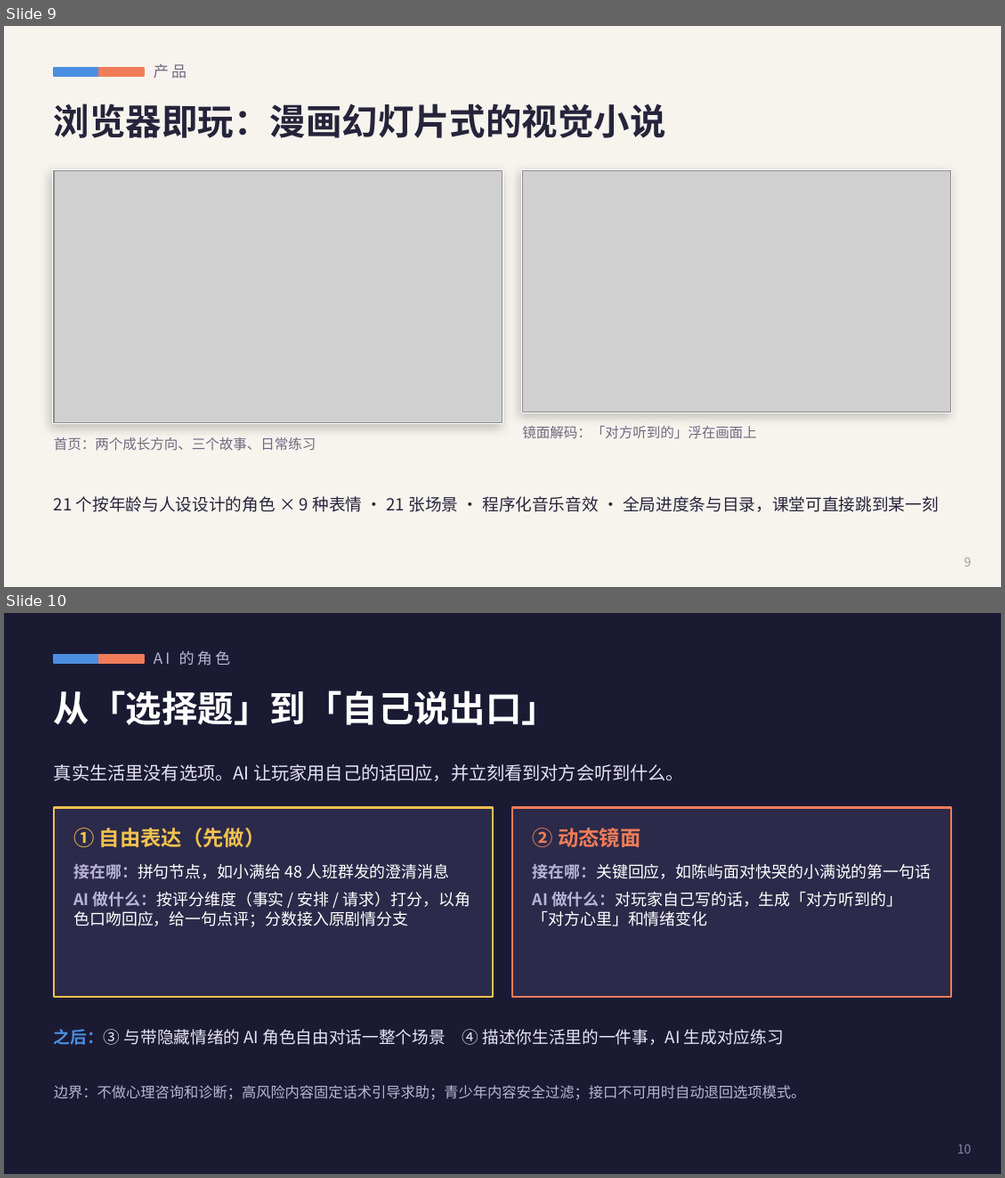
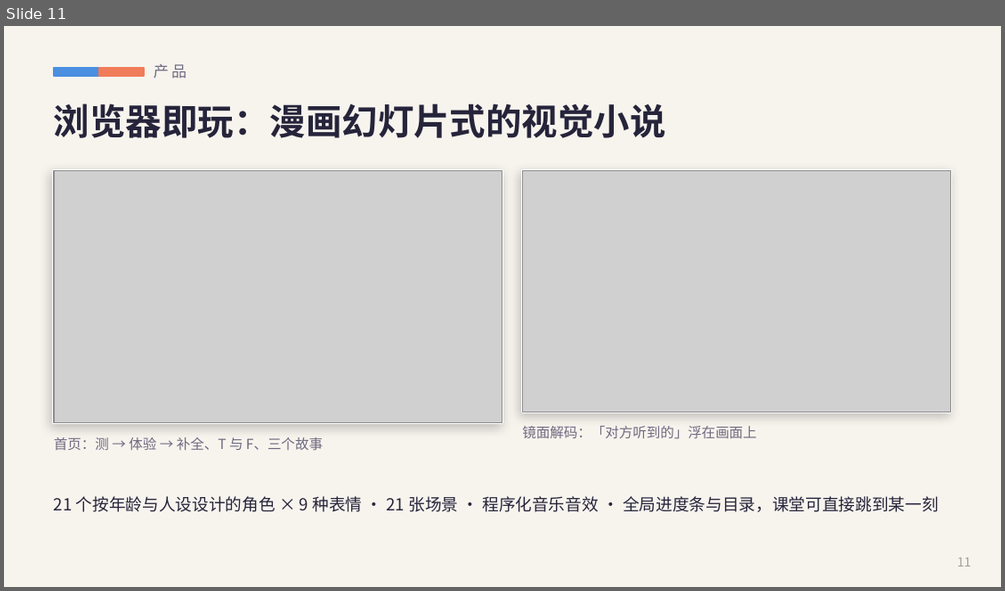
Before and after one commit to YuYuYuZero/overself-ai-edu-game, a slide deck: pitch/Overself-路演.pptx. Shown one above the other, each under a label of ours: slides 9 and 10 before the commit, slide 11 after it. The pictures are 1005x1178 and 1005x591 pixels, drawn with LibreOffice and Linux fonts; fonts in the diff are those of the drawing; grey boxes stand for pictures. Boxes give left, top, right and bottom in pixels: in the first picture for what was removed or moved away, otherwise in the second. Text is boxed around its words. In the diff, an @@ line names an element or a change of style, - is before the commit and + after.

```diff
--- a/pitch/Overself-路演.pptx
+++ b/pitch/Overself-路演.pptx
@@ slide 10 removed at [4,613,1001,1174], background #1B1A33 @@
@@ rectangle removed at [54,655,98,663] @@
@@ rectangle removed at [98,655,144,663] @@
@@ text removed at [154,650,230,666] @@
-AI 的角色
@@ text removed at [54,690,558,725] @@
-从「选择题」到「自己说出口」
@@ text removed at [54,764,684,781] @@
-真实生活里没有选项。AI 让玩家用自己的话回应，并立刻看到对方会听到什么。
@@ rectangle removed at [54,807,493,997] @@
@@ rectangle removed at [512,807,951,997] @@
@@ text removed at [73,827,266,847] @@
-① 自由表达（先做）
@@ text removed at [533,827,640,847] @@
-② 动态镜面
@@ text removed at [73,864,470,927] @@
-接在哪：拼句节点，如小满给 48 人班群发的澄清消息
-AI 做什么：按评分维度（事实 / 安排 / 请求）打分，以角色口吻回应，给一句点评；分数接入原剧情分支
@@ text removed at [533,864,931,926] @@
-接在哪：关键回应，如陈屿面对快哭的小满说的第一句话
-AI 做什么：对玩家自己写的话，生成「对方听到的」「对方心里」和情绪变化
@@ text removed at [54,1029,784,1045] @@
-之后：③ 与带隐藏情绪的 AI 角色自由对话一整个场景 ④ 描述你生活里的一件事，AI 生成对应练习
@@ text removed at [54,1085,805,1100] @@
-边界：不做心理咨询和诊断；高风险内容固定话术引导求助；青少年内容安全过滤；接口不可用时自动退回选项模式。
@@ text removed at [957,1143,971,1153] @@
-10
@@ what was slide 9 is now slide 11 @@
@@ slide 11 changed as well @@
@@ text at [54,437,323,450]: text changed @@
-首页：两个成长方向、三个故事、日常练习
+首页：测 → 体验 → 补全、T 与 F、三个故事
@@ text at [957,557,971,566]: text changed @@
-9
+11
```
Also in this commit, not shown: 8 other slides changed, 5 slides added, 2 other slides removed, 21 other files.
